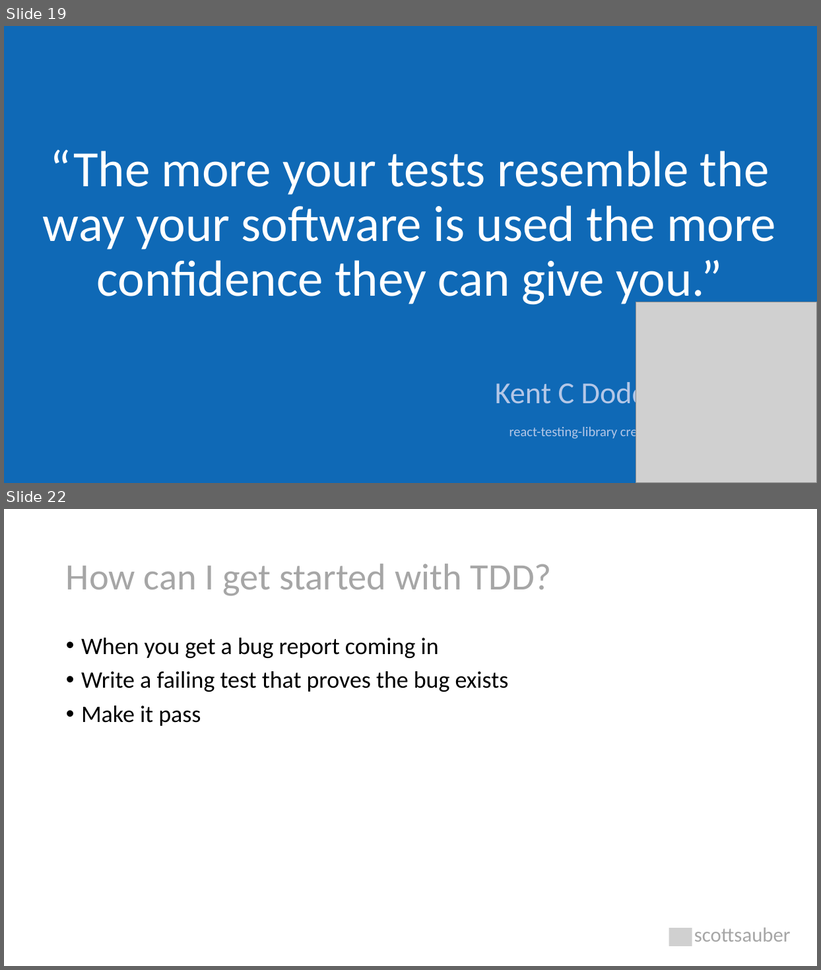
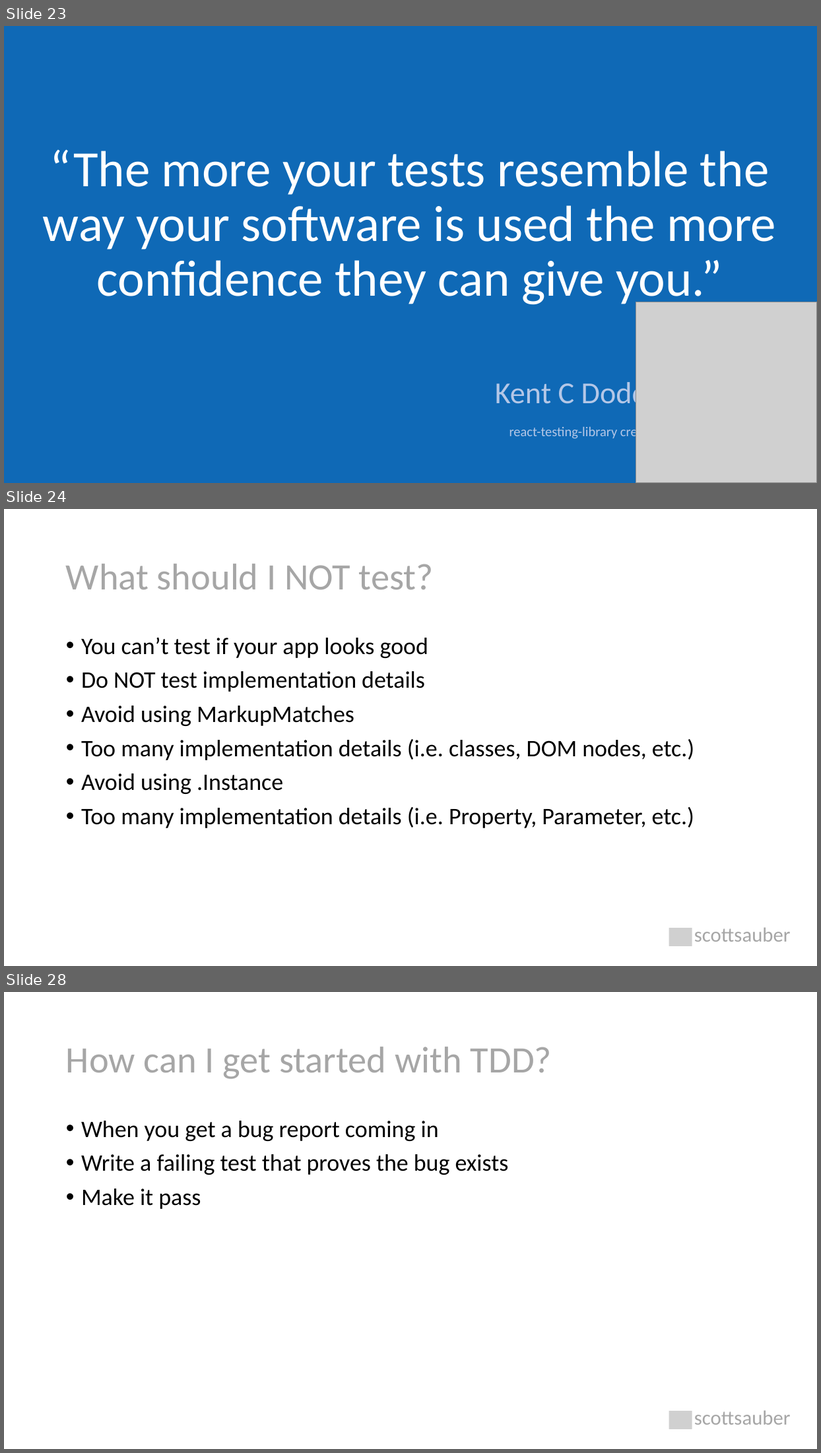
Before and after one commit to scottsauber/talks, a slide deck: 2023-11-09-JetBrains-TDDWithBlazor/TDD with Blazor.pptx. Shown one above the other, each under a label of ours: slides 19 and 22 before the commit, slides 23, 24 and 28 after it; the slides between them are not shown. The pictures are 821x970 and 821x1453 pixels, drawn with LibreOffice and Linux fonts; fonts in the diff are those of the drawing; grey boxes stand for pictures. Boxes give left, top, right and bottom in pixels: in the first picture for what was removed or moved away, otherwise in the second. Text is boxed around its words. In the diff, an @@ line names an element or a change of style, - is before the commit and + after.

```diff
--- a/2023-11-09-JetBrains-TDDWithBlazor/TDD with Blazor.pptx
+++ b/2023-11-09-JetBrains-TDDWithBlazor/TDD with Blazor.pptx
@@ slide 24 added at (x1=4, y1=509, x2=817, y2=966), background #FFFFFF @@
@@ title added at (x1=66, y1=564, x2=434, y2=590), 44 pt, text #A6A6A6 @@
+What should I NOT test?
@@ text added at (x1=81, y1=637, x2=694, y2=828), 28 pt, text #000000 @@
+• You can’t test if your app looks good
+• Do NOT test implementation details
+• Avoid using MarkupMatches
+• Too many implementation details (i.e. classes, DOM nodes, etc.)
+• Avoid using .Instance
+• Too many implementation details (i.e. Property, Parameter, etc.)
@@ picture added at (x1=669, y1=928, x2=692, y2=947) @@
@@ text added at (x1=694, y1=928, x2=791, y2=942), 24 pt, text #A6A6A6 @@
+scottsauber
@@ what was slide 19 is now slide 23 @@
@@ what was slide 22 is now slide 28 @@
```
Also in this commit, not shown: 9 slides changed, 8 other slides added, 3 slides removed, 6 other files.
